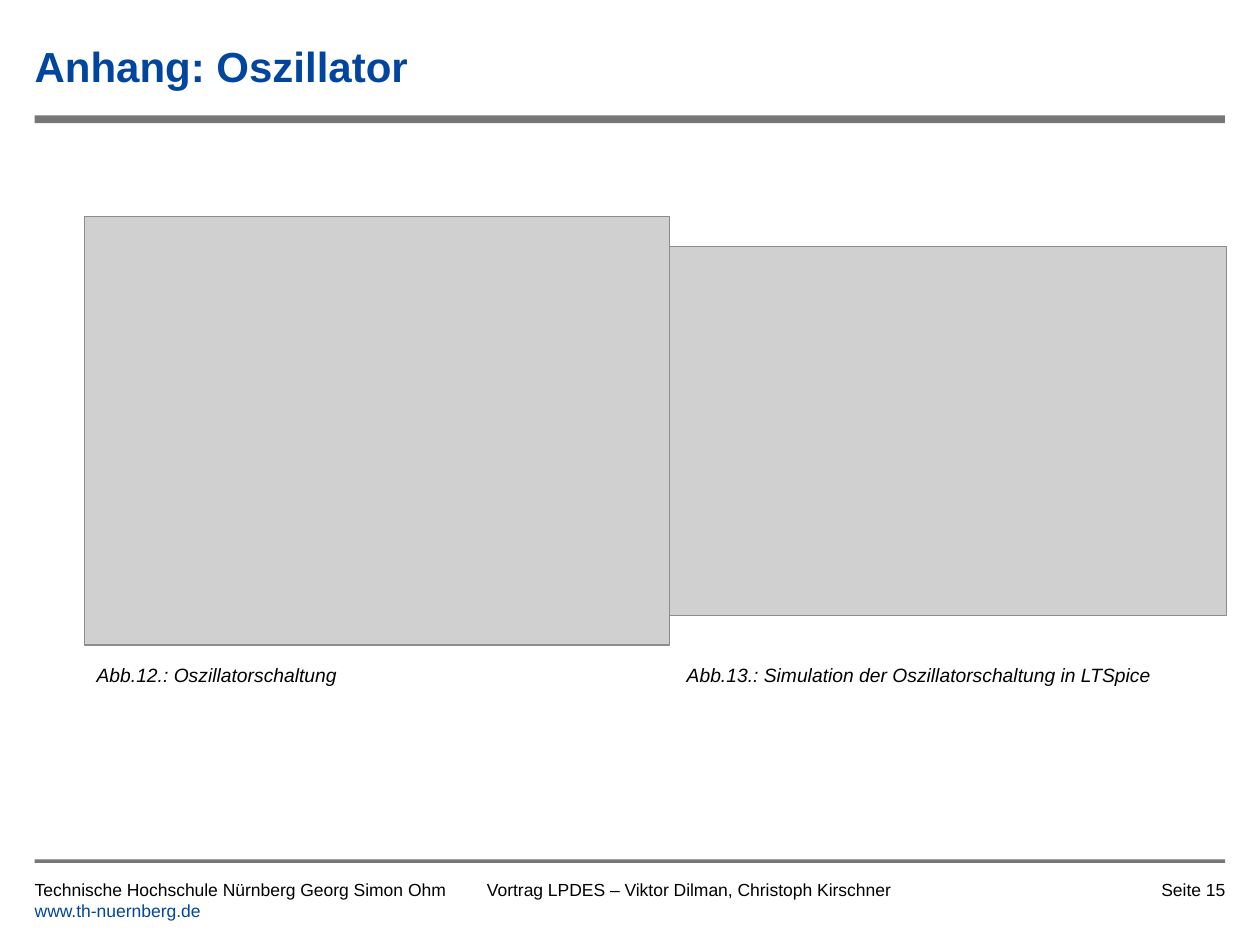
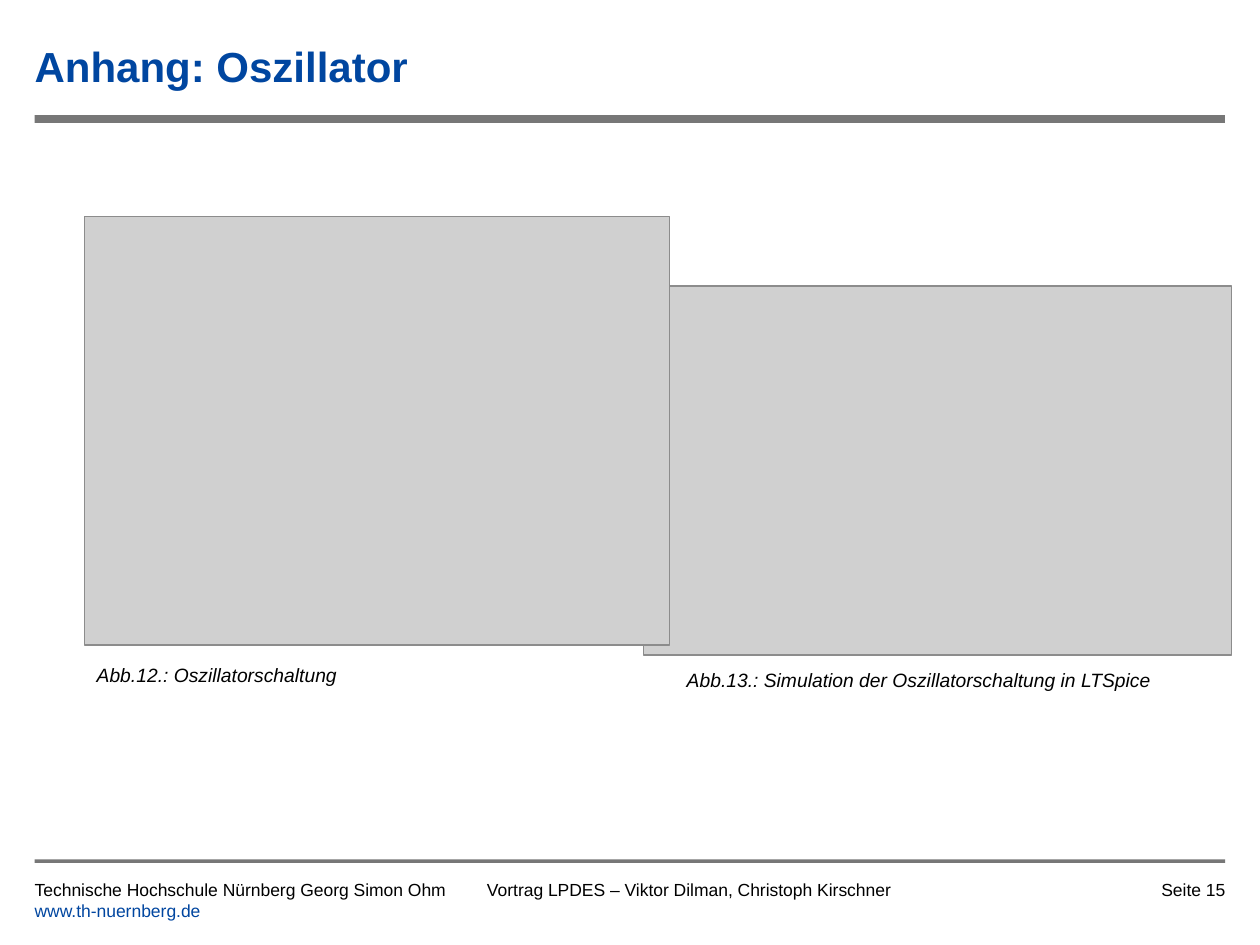
Before and after one commit to tsedlmeier/Synthesizer, a slide deck: slide 15 of Vortrag/Leiterplatte_als_Musikinstrument_Kirschner_Dilman.pptx. Drawn at 1260x945 pixels with LibreOffice and Linux fonts; fonts in the diff are those of the drawing; grey boxes stand for pictures; background and template pictures are left out. Boxes give left, top, right and bottom in pixels: in the first picture for what was removed or moved away, otherwise in the second. Text is boxed around its words. In the diff, an @@ line names an element or a change of style, - is before the commit and + after.

```diff
--- a/Vortrag/Leiterplatte_als_Musikinstrument_Kirschner_Dilman.pptx
+++ b/Vortrag/Leiterplatte_als_Musikinstrument_Kirschner_Dilman.pptx
@@ picture: place and size @@
-picture at (638, 247, 1226, 616)
+picture at (643, 286, 1231, 655)
@@ text "Abb.13.: Simulation der Oszillatorschaltung in ...": place and size @@
-text "Abb.13.: Simulation der Oszillatorschaltung in ..." at (687, 668, 1150, 686)
+text "Abb.13.: Simulation der Oszillatorschaltung in ..." at (687, 673, 1150, 691)
```
Also in this commit, not shown: 6 other slides changed, 1 other file.
